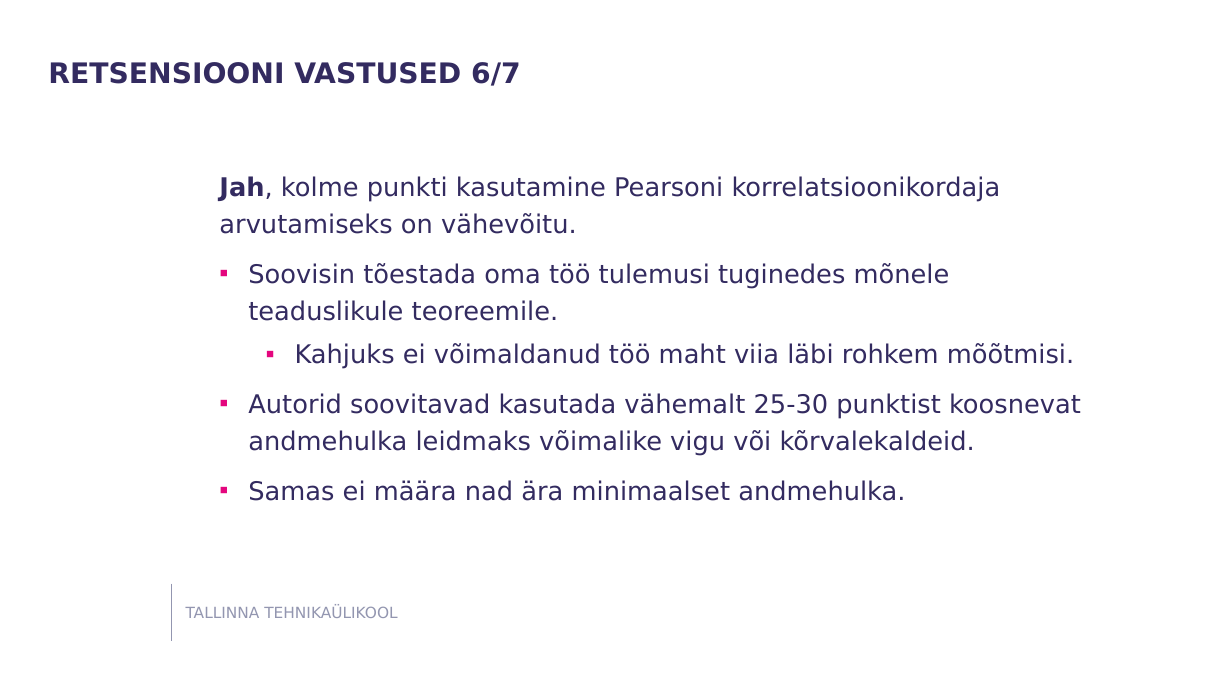
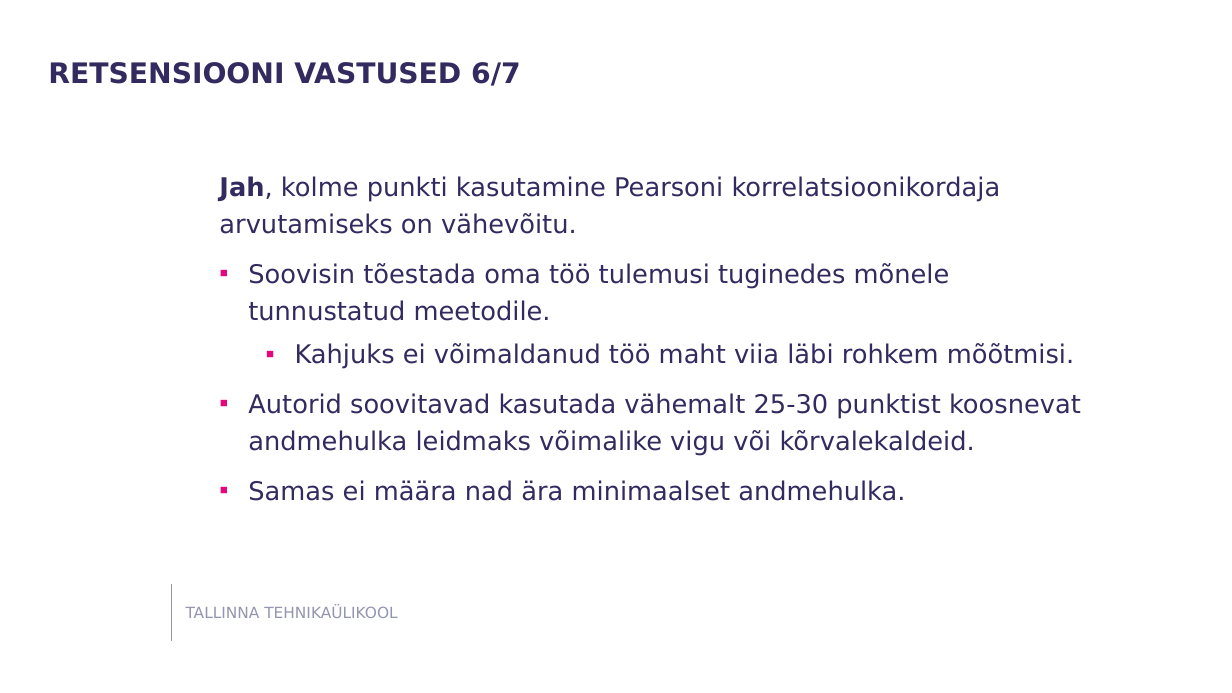
Before and after one commit to susannapeek1/SEISUNDITE-ESITAMINE-SQL-ANDMEBAASIDES, a slide deck: slide 26 of Ettekanne/Esitlus_Infosüsteemi_põhiolemite_seisundite_esitamine_SQL-Andmebaasides_Susanna_Peek.pptx. Drawn at 1232x693 pixels with LibreOffice and Linux fonts; fonts in the diff are those of the drawing; background and template pictures are left out. Boxes give left, top, right and bottom in pixels: in the first picture for what was removed or moved away, otherwise in the second. Text is boxed around its words. In the diff, an @@ line names an element or a change of style, - is before the commit and + after.

```diff
--- a/Ettekanne/Esitlus_Infosüsteemi_põhiolemite_seisundite_esitamine_SQL-Andmebaasides_Susanna_Peek.pptx
+++ b/Ettekanne/Esitlus_Infosüsteemi_põhiolemite_seisundite_esitamine_SQL-Andmebaasides_Susanna_Peek.pptx
@@ text at box(248, 263, 950, 321): text changed @@
-▪ Soovisin tõestada oma töö tulemusi tuginedes mõnele teaduslikule teoreemile.
+▪ Soovisin tõestada oma töö tulemusi tuginedes mõnele tunnustatud meetodile.
```
Also in this commit, not shown: 3 other slides changed.
